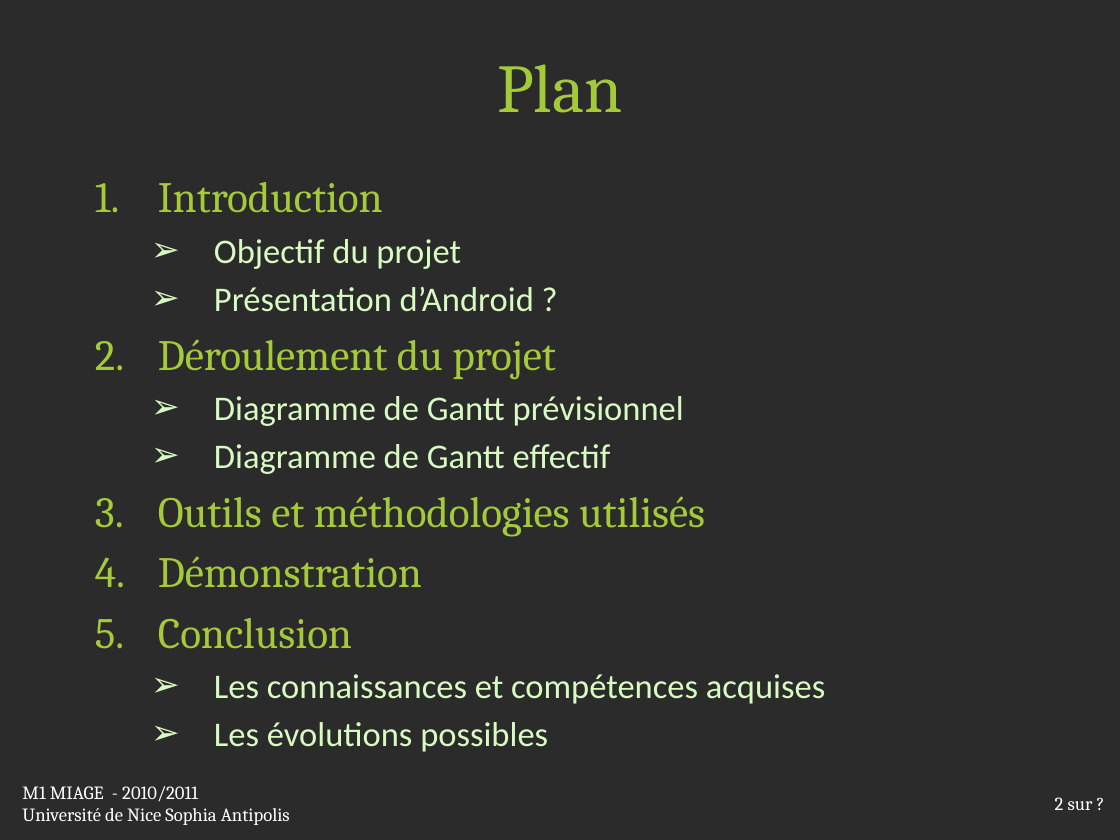
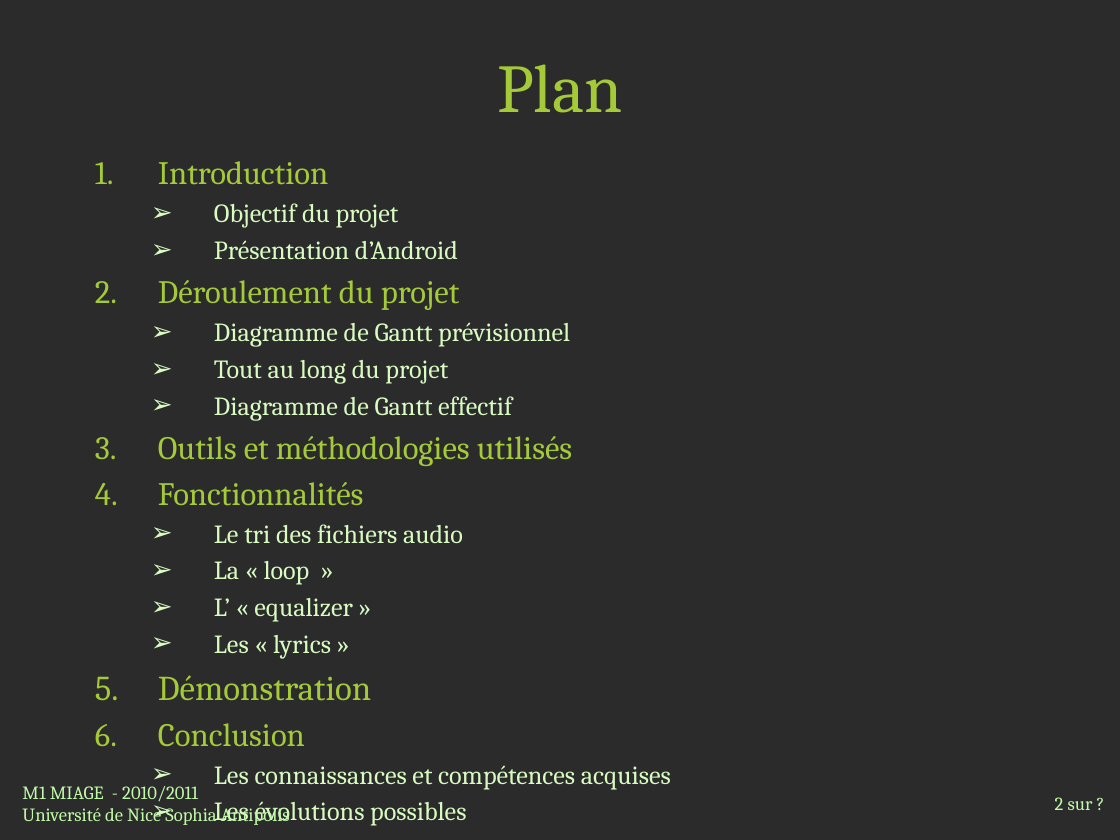
Before and after one commit to jlespagnard/android-advanced-player, a slide deck: slide 2 of AAP/docs/Presentation.pptx. Drawn at 1120x840 pixels with LibreOffice and Linux fonts; fonts in the diff are those of the drawing; background and template pictures are left out; a plain dark background stands for a picture behind light text. Boxes give left, top, right and bottom in pixels: in the first picture for what was removed or moved away, otherwise in the second. Text is boxed around its words. In the diff, an @@ line names an element or a change of style, - is before the commit and + after.

```diff
--- a/AAP/docs/Presentation.pptx
+++ b/AAP/docs/Presentation.pptx
@@ subtitle "Introduction": place and size @@
-subtitle "Introduction" at <box>158,182,825,752</box>
+subtitle "Introduction" at <box>158,161,671,826</box>
@@ subtitle at <box>158,161,671,826</box>: size 27.8 to 21 pt in "Introduction", "Déroulement du projet", "Outils et méthodologies utilisés", "Conclusion"; size 22.2 to 16.8 pt, font Calibri to Cambria in "Objectif du projet", "Diagramme de Gantt prévisionnel", "Diagramme de Gantt effectif", "Les connaissances et compétences acquises" and 1 more places; size 27.8 to 22.4 pt in "Démonstration"; less space between paragraphs @@
@@ subtitle at <box>214,240,458,260</box>: text changed; size 22.2 to 16.8 pt; font Calibri to Cambria @@
-  ➢ Présentation d’Android ?
+  ➢ Présentation d’Android
@@ subtitle at <box>214,360,448,384</box>: paragraph added @@
+  ➢ Tout au long du projet
@@ subtitle at <box>158,482,463,659</box>: paragraphs added @@
+4. Fonctionnalités
+  ➢ Le tri des fichiers audio
+  ➢ La « loop »
+  ➢ L’ « equalizer »
+  ➢ Les « lyrics »
@@ text "M1 MIAGE - 2010/2011" at <box>22,786,290,825</box>: text colour #FFFFFF to #C0F9A9 @@
@@ page number at <box>1055,797,1093,810</box>: text colour #FFFFFF to #C0F9A9 @@
```
Also in this commit, not shown: 6 other slides changed, 8 slides added, 4 other files.
